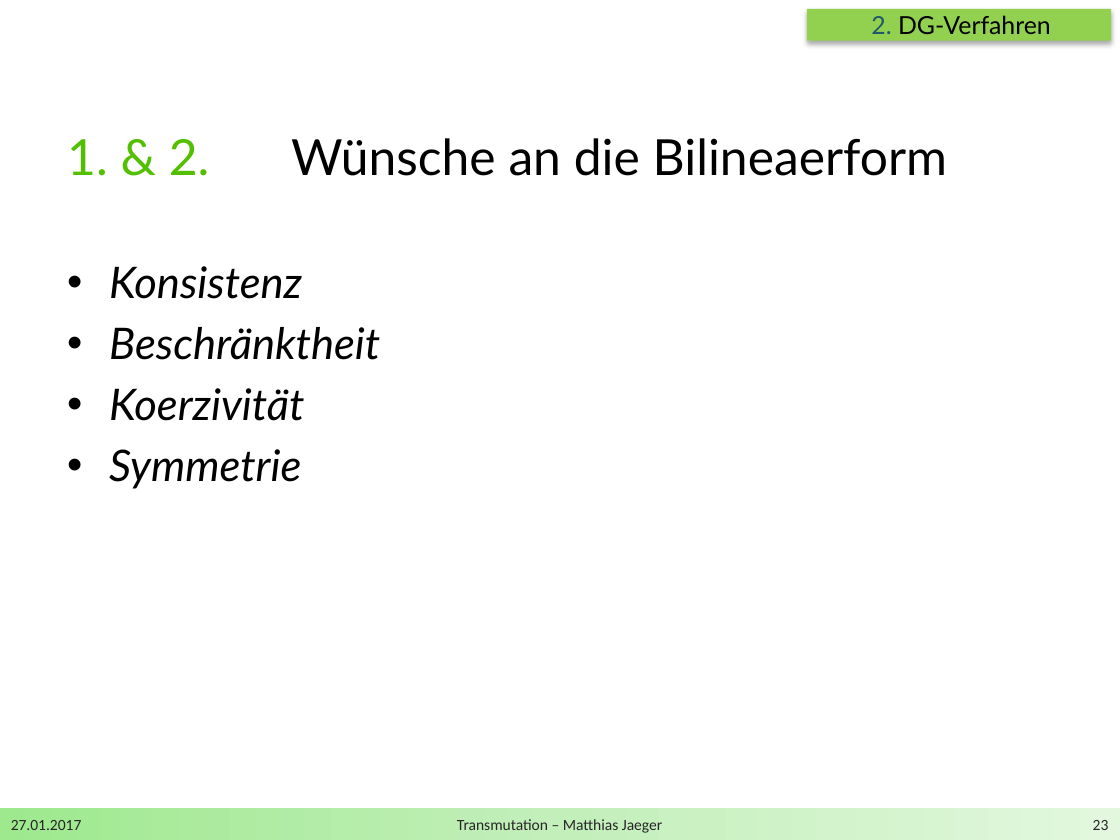
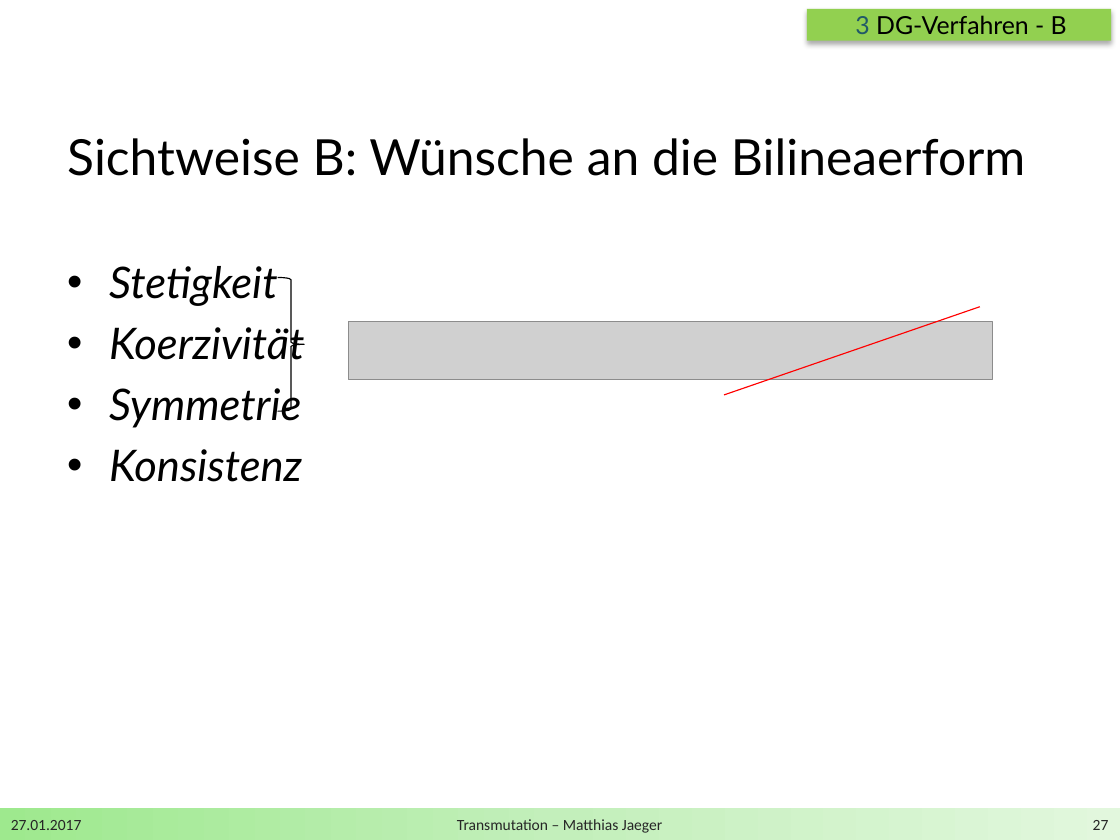
Before and after one commit to DerKleineGauss/Masterarbeit, a slide deck: slide 27 of Zwischenvortrag/Präsentation.pptx (slide 23 before the commit). Drawn at 1120x840 pixels with LibreOffice and Linux fonts; fonts in the diff are those of the drawing; grey boxes stand for pictures; background and template pictures are left out. Boxes give left, top, right and bottom in pixels: in the first picture for what was removed or moved away, otherwise in the second. Text is boxed around its words. In the diff, an @@ line names an element or a change of style, - is before the commit and + after.

```diff
--- a/Zwischenvortrag/Präsentation.pptx
+++ b/Zwischenvortrag/Präsentation.pptx
@@ text at (x1=855, y1=15, x2=1067, y2=34): text changed @@
-2. DG-Verfahren
+3 DG-Verfahren - B
@@ text at (x1=67, y1=138, x2=1025, y2=306): text changed @@
-1. & 2. Wünsche an die Bilineaerform
-• Konsistenz
-• Beschränktheit
+Sichtweise B: Wünsche an die Bilineaerform
+• Stetigkeit
@@ right brace added at (x1=278, y1=278, x2=305, y2=411), outline #000000 0.75 pt @@
@@ picture added at (x1=348, y1=321, x2=992, y2=380) @@
@@ line added from (724, 395) to (980, 307), #FF0000 0.75 pt @@
@@ text at (x1=109, y1=449, x2=302, y2=482): paragraph added @@
+• Konsistenz
@@ page number at (x1=1093, y1=820, x2=1109, y2=830): text changed @@
-23
+27
```
Also in this commit, not shown: 11 other slides changed, 6 slides added, 2 other files.
